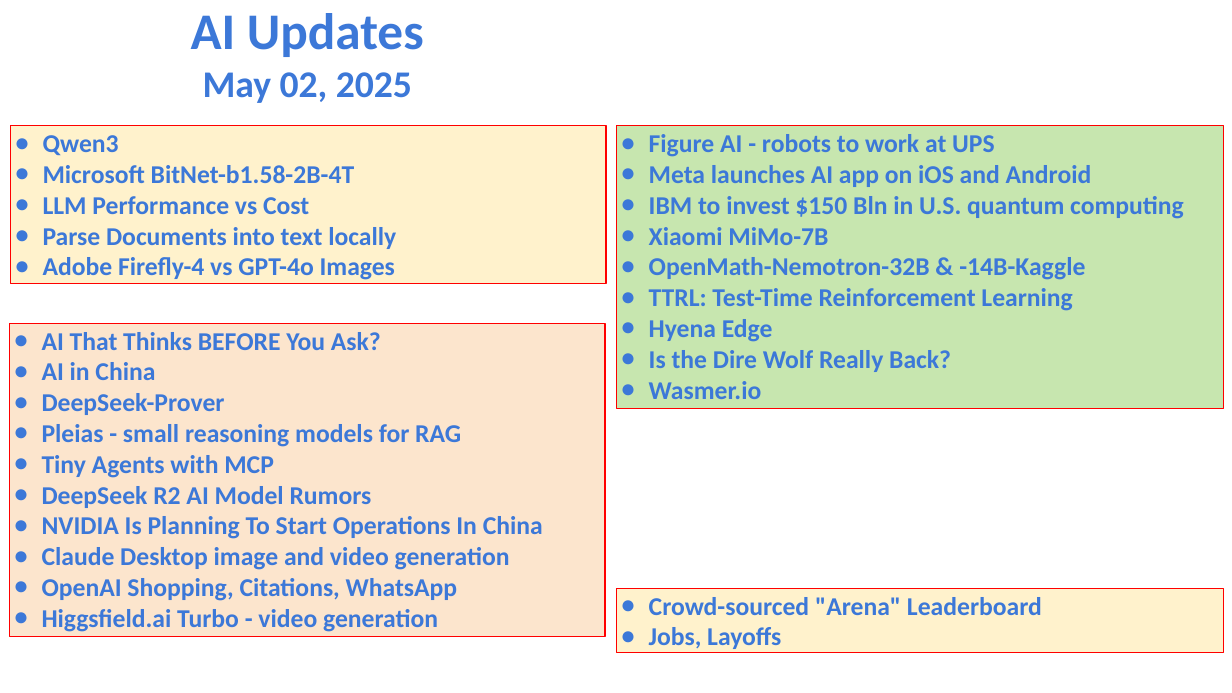
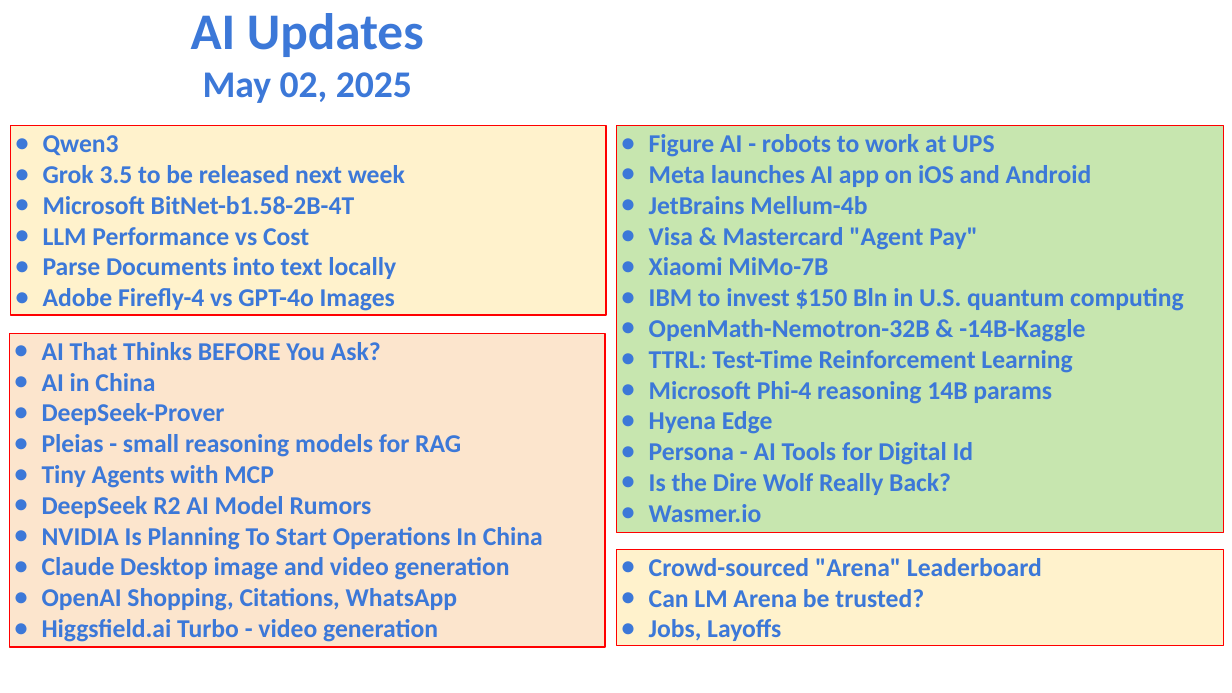
Before and after one commit to lselector/seminar, a slide deck: slide 1 of 2025/2025-05-02-AI-Updates.pptx. Drawn at 1232x693 pixels with LibreOffice and Linux fonts; fonts in the diff are those of the drawing. Boxes give left, top, right and bottom in pixels: in the first picture for what was removed or moved away, otherwise in the second. Text is boxed around its words. In the diff, an @@ line names an element or a change of style, - is before the commit and + after.

```diff
--- a/2025/2025-05-02-AI-Updates.pptx
+++ b/2025/2025-05-02-AI-Updates.pptx
@@ rectangle "Qwen3": place and size @@
-rectangle "Qwen3" at [11,126,606,283]
+rectangle "Qwen3" at [11,126,606,315]
@@ rectangle "Figure AI - robots to ...": place and size @@
-rectangle "Figure AI - robots to ..." at [617,126,1223,408]
+rectangle "Figure AI - robots to ..." at [617,126,1223,532]
@@ text in rectangle at [43,165,405,183]: paragraph added @@
+● Grok 3.5 to be released next week
@@ text in rectangle at [649,196,978,275]: paragraphs added @@
+● JetBrains Mellum-4b
+● Visa & Mastercard "Agent Pay"
+● Xiaomi MiMo-7B
@@ text in rectangle at [649,227,828,245]: paragraph removed @@
-● Xiaomi MiMo-7B
@@ rectangle "AI That Thinks BEFORE You ...": place and size @@
-rectangle "AI That Thinks BEFORE You ..." at [10,323,605,637]
+rectangle "AI That Thinks BEFORE You ..." at [10,334,605,648]
@@ text in rectangle at [649,381,1052,404]: paragraph added @@
+● Microsoft Phi-4 reasoning 14B params
@@ text in rectangle at [649,442,974,465]: paragraph added @@
+● Persona - AI Tools for Digital Id
@@ rectangle "Crowd-sourced "Arena" Leaderboard": place and size @@
-rectangle "Crowd-sourced "Arena" Leaderboard" at [617,588,1223,653]
+rectangle "Crowd-sourced "Arena" Leaderboard" at [617,549,1223,646]
@@ text in rectangle at [649,589,924,607]: paragraph added @@
+● Can LM Arena be trusted?
```
Also in this commit, not shown: 6 other slides changed, 4 slides added.
